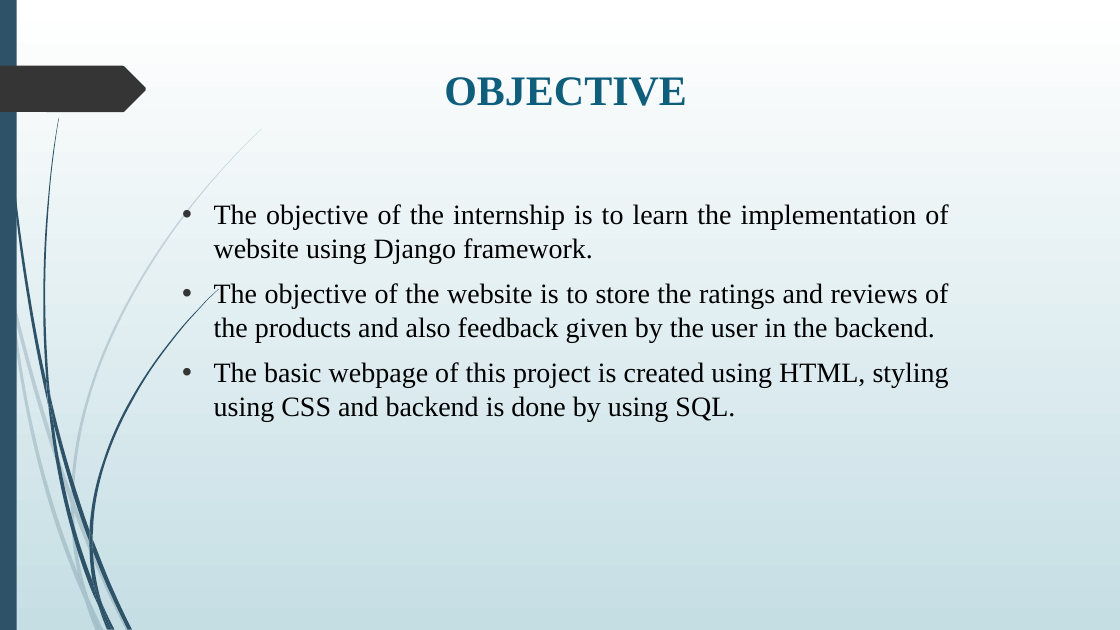
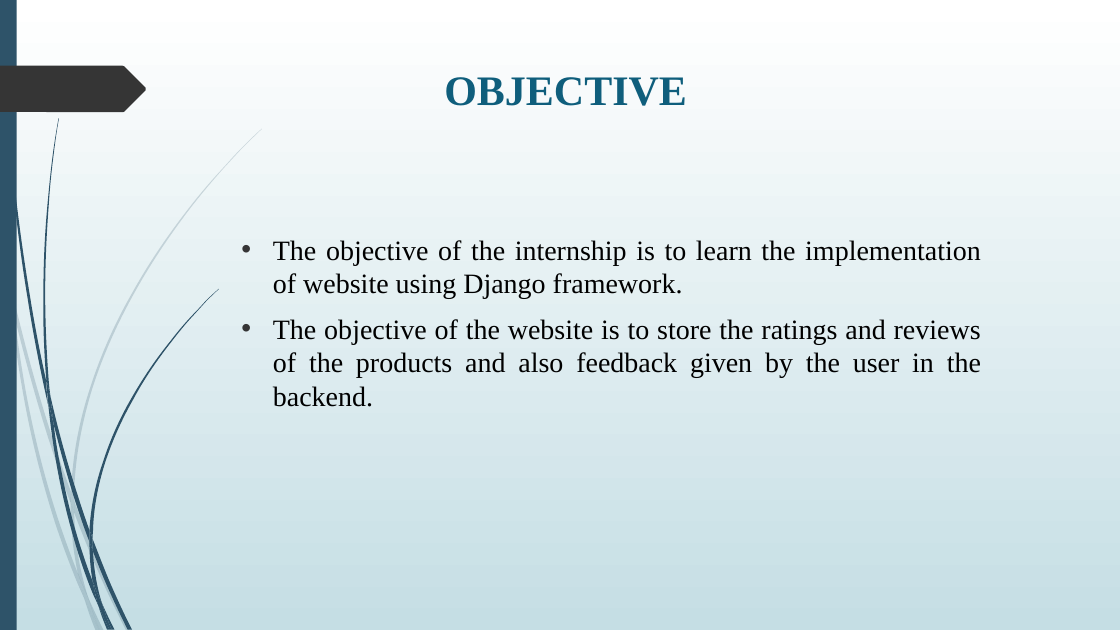
Before and after one commit to Harshith5S/VDP_Solutions, a slide deck: slide 6 of presentation.pptx. Drawn at 1120x630 pixels with LibreOffice and Linux fonts; fonts in the diff are those of the drawing. Boxes give left, top, right and bottom in pixels: in the first picture for what was removed or moved away, otherwise in the second. Text is boxed around its words. In the diff, an @@ line names an element or a change of style, - is before the commit and + after.

```diff
--- a/presentation.pptx
+++ b/presentation.pptx
@@ text "The objective of the internship ...": place and size @@
-text "The objective of the internship ..." at [214, 204, 949, 421]
+text "The objective of the internship ..." at [273, 240, 981, 407]
@@ text at [214, 362, 949, 421]: paragraph removed @@
-• The basic webpage of this project is created using HTML, styling using CSS and backend is done by using SQL.
```
Also in this commit, not shown: 8 other slides changed, 2 slides added, 1 slide removed, 1 other file.
